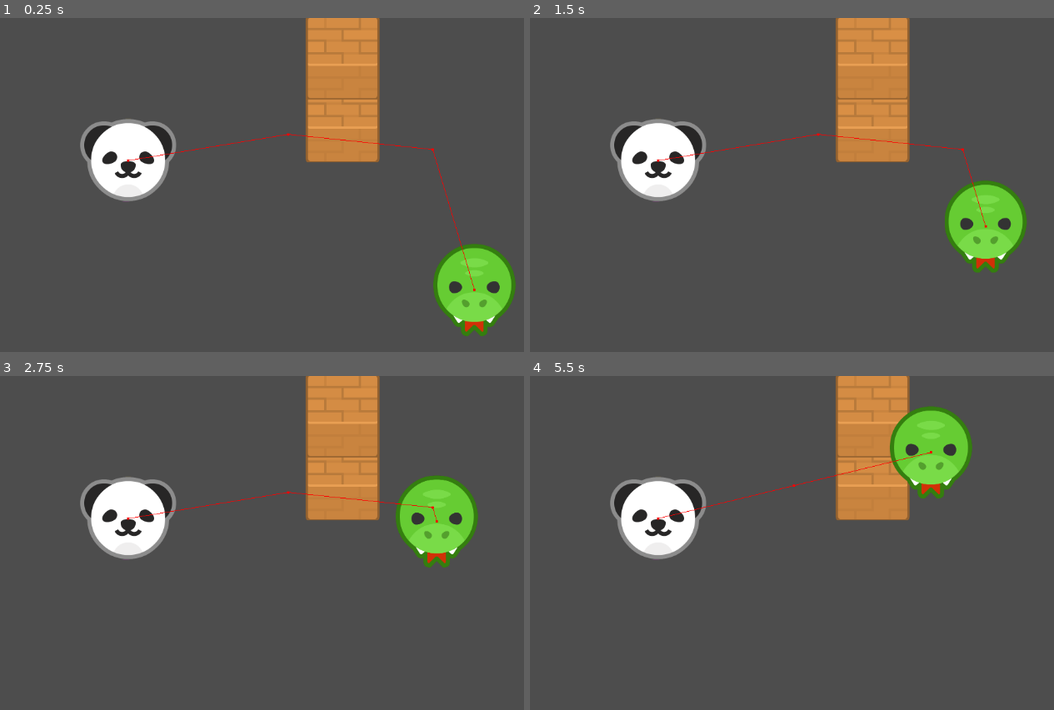
Above: before the commit, frames 1-4 (two rows, left to right).
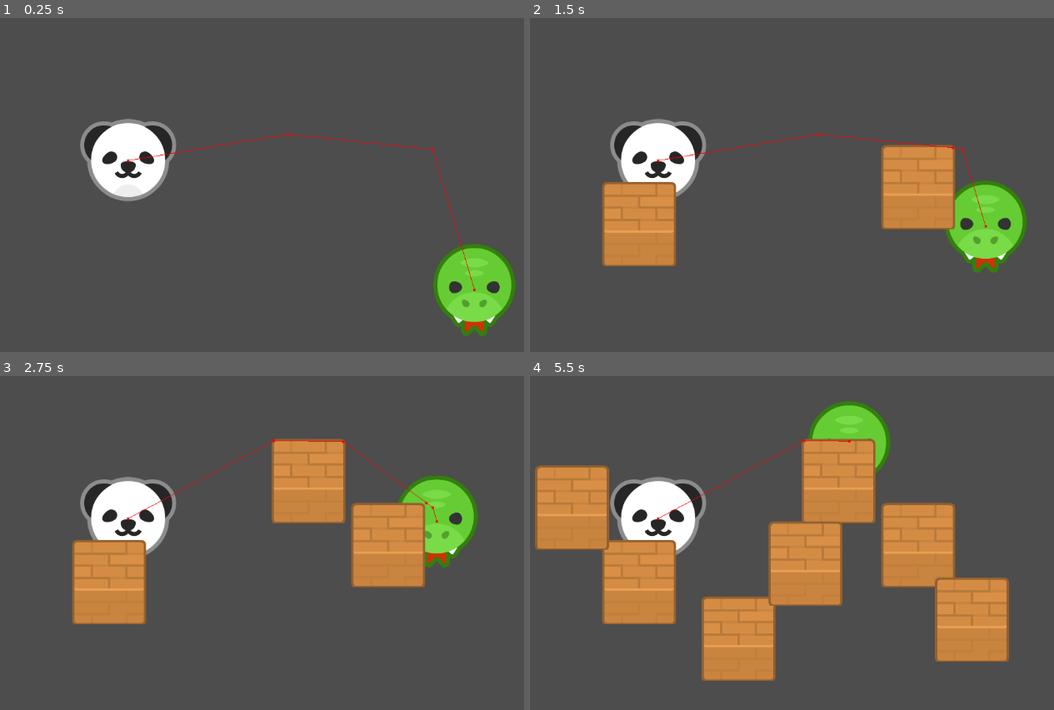
Above: after the commit, the same moments.

Repository: JensPenny/godot-navagent-tests
Game: Godot game, scene res://scene/main.tscn
Two runs of this game, one before a commit and one after it. Both use one fixed random seed, a clock stepped at 60 frames per second and the inputs below.
Inputs (mouse positions are in pixels of both pictures, inside the frame that each line leads up to):
- Up to frame 1 (0.25 s): no input
- Up to frame 2 (1.5 s): move the mouse to (917, 185) at 0.52 s; click (917, 185) at 0.67 s; move the mouse to (640, 225) at 1.27 s; click (640, 225) at 1.42 s
- Up to frame 3 (2.75 s): move the mouse to (309, 479) at 2.02 s; click (309, 479) at 2.17 s
- Up to frame 4 (5.5 s): move the mouse to (739, 636) at 2.77 s; click (739, 636) at 2.92 s; move the mouse to (970, 619) at 3.52 s; click (970, 619) at 3.67 s; move the mouse to (571, 506) at 4.27 s; click (571, 506) at 4.42 s; move the mouse to (807, 563) at 5.02 s; click (807, 563) at 5.17 s

The runs differ from the first frame. In frame 1, 6.1% of the frame differs, in the area x 58-73%, y 0-44%; in frame 2, 13%; in frame 3, 13%; in frame 4, 30%, in the area x 0-92%, y 0-92%.

Commit message:
Still using obstacles, but these will rebake the navigation mesh on adding them. This is a part of the solution I guess, We'll be good if we just break of collision here and just destroy it in the navigation mesh

Diff:
--- a/scene/main.tscn
+++ b/scene/main.tscn
@@ -1,8 +1,10 @@
-[gd_scene load_steps=5 format=3 uid="uid://di6r467n54fhn"]
+[gd_scene load_steps=6 format=3 uid="uid://di6r467n54fhn"]
 
 [ext_resource type="PackedScene" uid="uid://b0bevw7yaf133" path="res://scene/follower.tscn" id="1_0xm2m"]
 [ext_resource type="PackedScene" uid="uid://b8enlf1unw2ty" path="res://scene/player.tscn" id="2_h2yge"]
-[ext_resource type="PackedScene" uid="uid://bhl113rp4shuy" path="res://scene/wall.tscn" id="3_h2yge"]
+[ext_resource type="Script" uid="uid://cvg2b5a8btxn4" path="res://script/wallmanager.gd" id="4_brvut"]
+
+[sub_resource type="ShaderMaterial" id="ShaderMaterial_brvut"]
 
 [sub_resource type="NavigationPolygon" id="NavigationPolygon_0xm2m"]
 vertices = PackedVector2Array(1.52344, 18.9609, 1146.04, 15.0312, 906.172, 227.859, 656.078, 201.531, 1148.95, 686.047, 718.578, 488.758, 436.547, 437.633, -31.4922, 692.93, 440.594, 449.039)
@@ -12,13 +14,8 @@
 [node name="Main" type="Node2D"]
 
 [node name="NavigationRegion2D" type="NavigationRegion2D" parent="."]
+material = SubResource("ShaderMaterial_brvut")
 navigation_polygon = SubResource("NavigationPolygon_0xm2m")
-
-[node name="Wall" parent="NavigationRegion2D" instance=ExtResource("3_h2yge")]
-position = Vector2(750, 176)
-
-[node name="Wall2" parent="NavigationRegion2D" instance=ExtResource("3_h2yge")]
-position = Vector2(750, 67)
 
 [node name="Follower" parent="NavigationRegion2D" node_paths=PackedStringArray("target") instance=ExtResource("1_0xm2m")]
 position = Vector2(984, 490)
@@ -26,3 +23,7 @@
 
 [node name="Player" parent="NavigationRegion2D" instance=ExtResource("2_h2yge")]
 position = Vector2(379, 247)
+
+[node name="Wall_Manager" type="Node2D" parent="." node_paths=PackedStringArray("nav_region")]
+script = ExtResource("4_brvut")
+nav_region = NodePath("../NavigationRegion2D")
--- a/scene/wall.tscn
+++ b/scene/wall.tscn
@@ -1,7 +1,7 @@
 [gd_scene load_steps=4 format=3 uid="uid://bhl113rp4shuy"]
 
-[ext_resource type="Texture2D" uid="uid://bjo0frlvjru8f" path="res://RPGblocks_tilesheet.png" id="1_xxgf6"]
-[ext_resource type="Script" uid="uid://cyoo2ltb62r7a" path="res://wall.gd" id="1_y4f30"]
+[ext_resource type="Texture2D" uid="uid://bjo0frlvjru8f" path="res://resource/RPGblocks_tilesheet.png" id="1_xxgf6"]
+[ext_resource type="Script" uid="uid://cyoo2ltb62r7a" path="res://script/wall.gd" id="1_y4f30"]
 
 [sub_resource type="AtlasTexture" id="AtlasTexture_iuee5"]
 atlas = ExtResource("1_xxgf6")
@@ -13,6 +13,7 @@
 [node name="NavigationObstacle2D" type="NavigationObstacle2D" parent="."]
 vertices = PackedVector2Array(-60, -69, -60, 68, 59, 69, 60, -67)
 affect_navigation_mesh = true
+carve_navigation_mesh = true
 
 [node name="Sprite2D" type="Sprite2D" parent="."]
 texture = SubResource("AtlasTexture_iuee5")
--- a/script/follower.gd
+++ b/script/follower.gd
@@ -34,6 +34,9 @@
 	# global_position.move_toward(next_position, movement_delta)
 	var new_velocity = global_position.direction_to(next_position) * speed
 
+	#todo just for testing, this is a bad idea
+	NavigationServer2D.map_force_update(nav_agent.get_navigation_map())
+
 	if nav_agent.avoidance_enabled:
 		nav_agent.velocity = new_velocity
 	else:
--- a/script/wall.gd
+++ b/script/wall.gd
@@ -5,6 +5,5 @@
 func _ready() -> void:
 	obstacle.avoidance_enabled = true
 	obstacle.avoidance_layers = 1
-	# Make sure the obstacle has a proper radius
-	if obstacle.radius <= 0:
-		obstacle.radius = 100.0
+	# The obstacle uses vertices (polygon shape) defined in the scene
+	# No need to set radius as it's using a custom polygon shape
--- /dev/null
+++ b/script/wallmanager.gd
@@ -0,0 +1,41 @@
+class_name Wall_Manager
+extends Node2D
+
+@export var nav_region:NavigationRegion2D = null
+
+var wall_scene = preload("res://scene/wall.tscn")
+var rebake_nav: bool = false
+var bake_timer: float = 0.0
+
+func _ready() -> void:
+	if nav_region == null:
+		nav_region = $NavigationRegion2D
+
+func _input(event: InputEvent) -> void:
+	#create a wall if there is a click-event
+	if event is InputEventMouseButton:
+		if event.button_index == MOUSE_BUTTON_LEFT and event.pressed:
+			create_wall_at_position(event.global_position)
+
+func _physics_process(delta: float) -> void:
+	if rebake_nav:
+		bake_timer += delta
+		if bake_timer >= 0.1:  # Wait 0.1 seconds before baking
+			nav_region.bake_navigation_polygon()
+			rebake_nav = false
+			bake_timer = 0.0
+
+
+func create_wall_at_position(pos: Vector2) -> void:
+	# Load the wall scene
+	var wall_instance = wall_scene.instantiate()
+
+	# Set the wall position to the click position
+	wall_instance.global_position = pos
+
+	# Add the wall to the NavigationRegion2D instead of this node
+	nav_region.add_child(wall_instance)
+
+	# Bake the navigation mesh to update pathfinding
+	if nav_region and nav_region.navigation_polygon:
+		rebake_nav = true
Not shown, added: script/wallmanager.gd.uid
